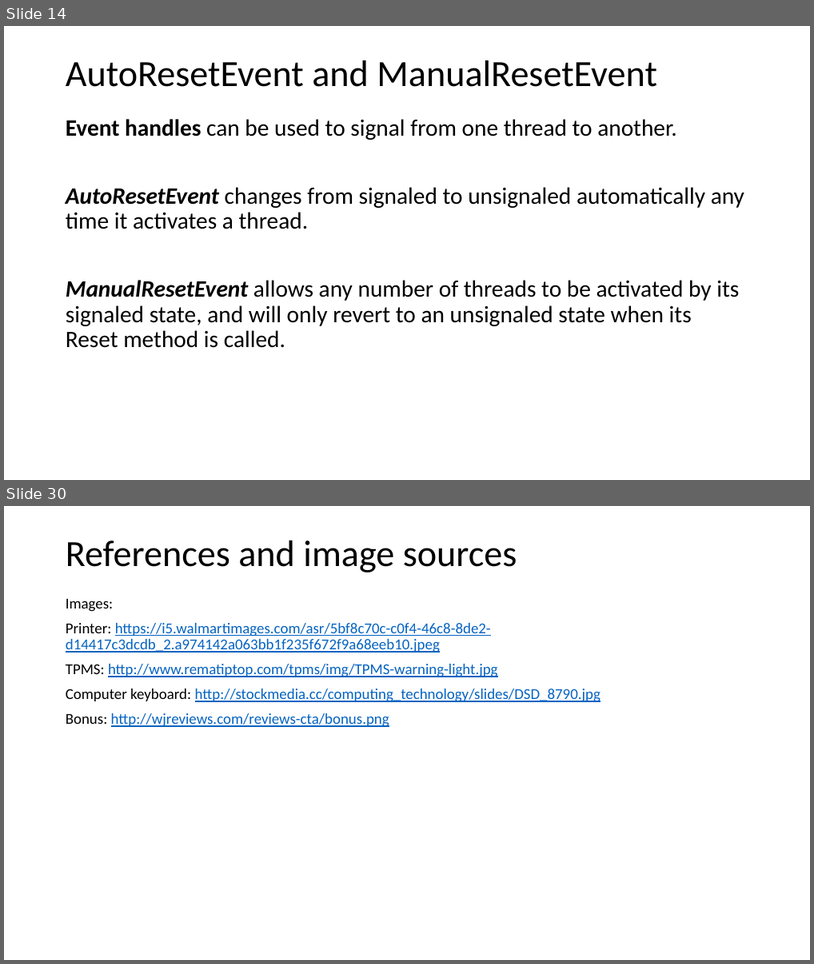
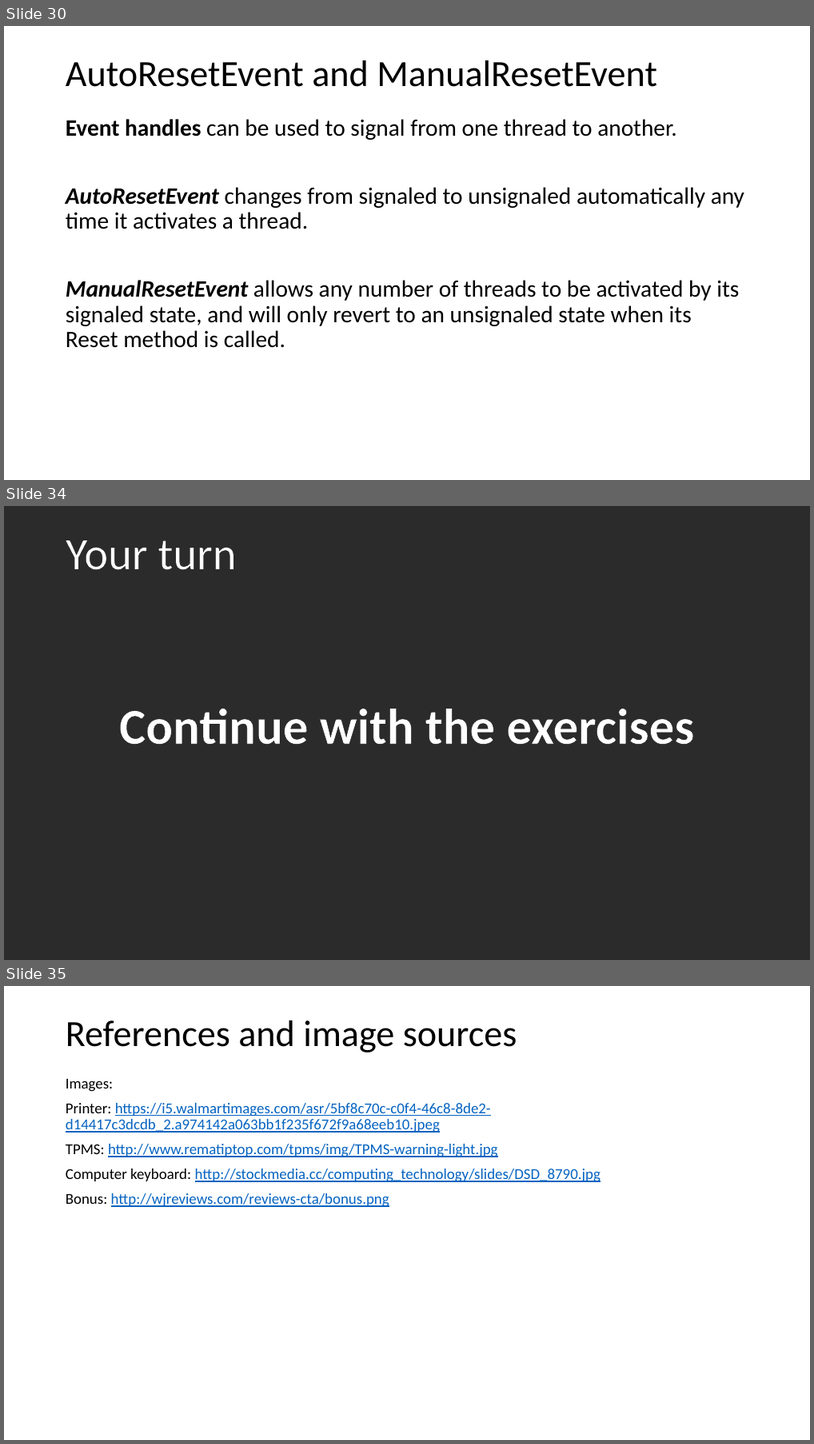
Before and after one commit to codesmurf/st3its3_teaching, a slide deck: 07 Thread Synchronization 2/Thread Synchronization pt 2.pptx. Shown one above the other, each under a label of ours: slides 14 and 30 before the commit, slides 30, 34 and 35 after it; the slides between them are not shown. The pictures are 814x964 and 814x1444 pixels, drawn with LibreOffice and Linux fonts; fonts in the diff are those of the drawing; background and template pictures are left out; a plain dark background stands for a picture behind light text. Boxes give left, top, right and bottom in pixels: in the first picture for what was removed or moved away, otherwise in the second. Text is boxed around its words. In the diff, an @@ line names an element or a change of style, - is before the commit and + after.

```diff
--- a/07 Thread Synchronization 2/Thread Synchronization pt 2.pptx
+++ b/07 Thread Synchronization 2/Thread Synchronization pt 2.pptx
@@ slide 34 added at <box>4,506,810,960</box>, background picture (left out) @@
@@ title added at <box>66,540,236,570</box>, 54 pt, text #FFFFFF @@
+Your turn
@@ text added at <box>119,708,694,744</box>, 60 pt, text #FFFFFF, bold @@
+Continue with the exercises
@@ what was slide 14 is now slide 30 @@
@@ what was slide 30 is now slide 35 @@
```
Also in this commit, not shown: 5 slides changed, 6 other slides added, 5 slides removed.
